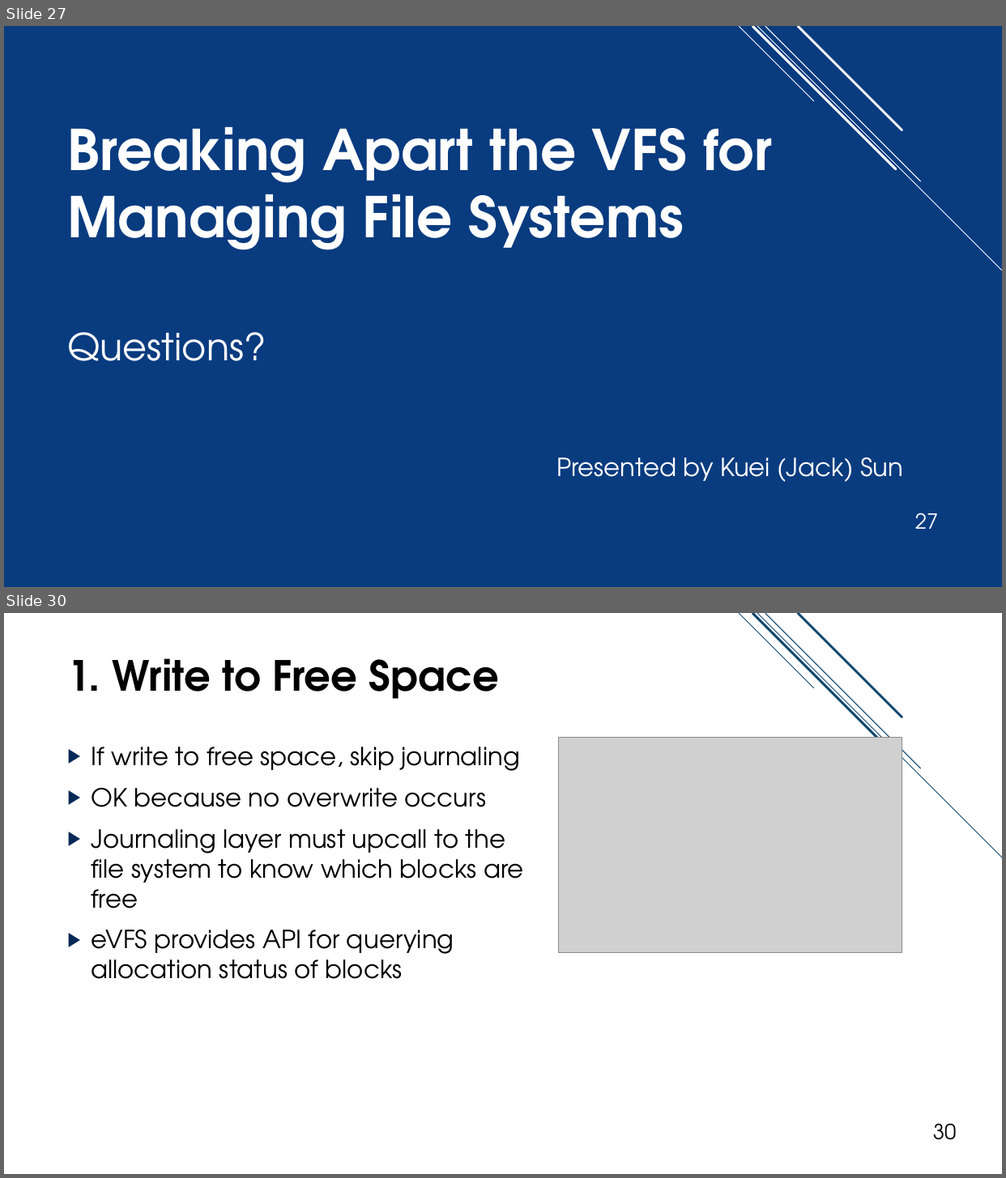
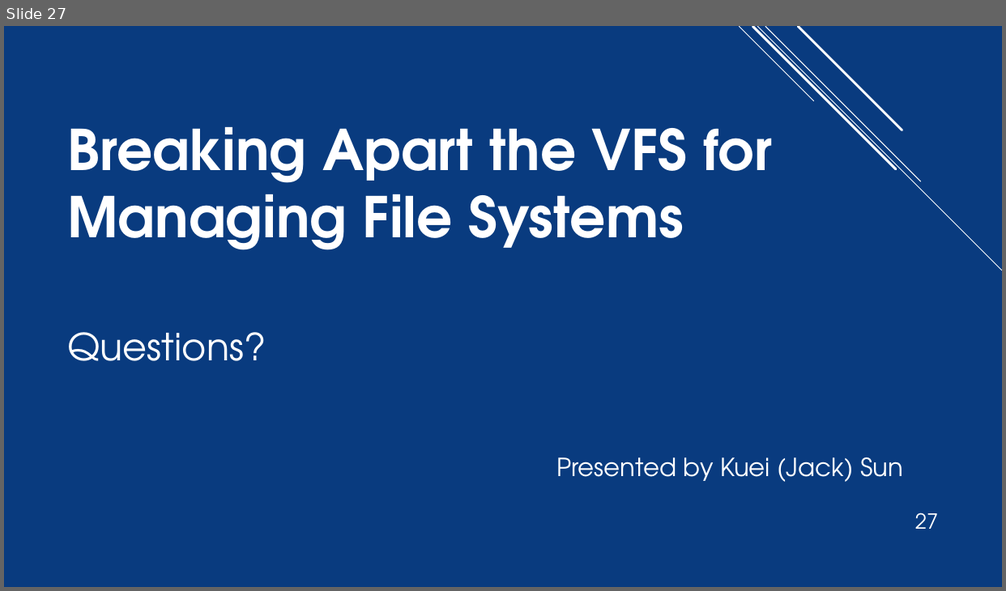
Before and after one commit to jacksun007/evfs-paper, a slide deck: slide/evfs_talk.pptx. Shown one above the other, each under a label of ours: slides 27 and 30 before the commit, slide 27 after it; the slides between them are not shown. The pictures are 1006x1178 and 1006x591 pixels, drawn with LibreOffice and Linux fonts; fonts in the diff are those of the drawing; grey boxes stand for pictures. Boxes give left, top, right and bottom in pixels: in the first picture for what was removed or moved away, otherwise in the second. Text is boxed around its words. In the diff, an @@ line names an element or a change of style, - is before the commit and + after.

```diff
--- a/slide/evfs_talk.pptx
+++ b/slide/evfs_talk.pptx
@@ slide 30 removed at box(4, 613, 1002, 1174), background #FFFFFF @@
@@ group removed at box(739, 613, 1002, 858): 5 lines @@
@@ title removed at box(67, 658, 499, 699) @@
-1. Write to Free Space
@@ text removed at box(91, 747, 523, 979) @@
-▶ If write to free space, skip journaling
-▶ OK because no overwrite occurs
-▶ Journaling layer must upcall to the file system to know which blocks are free
-▶ eVFS provides API for querying allocation status of blocks
@@ picture removed at box(559, 737, 902, 953) @@
@@ page number removed at box(933, 1123, 956, 1140) @@
-30
```
Also in this commit, not shown: 2 slides changed, 3 other slides removed.
